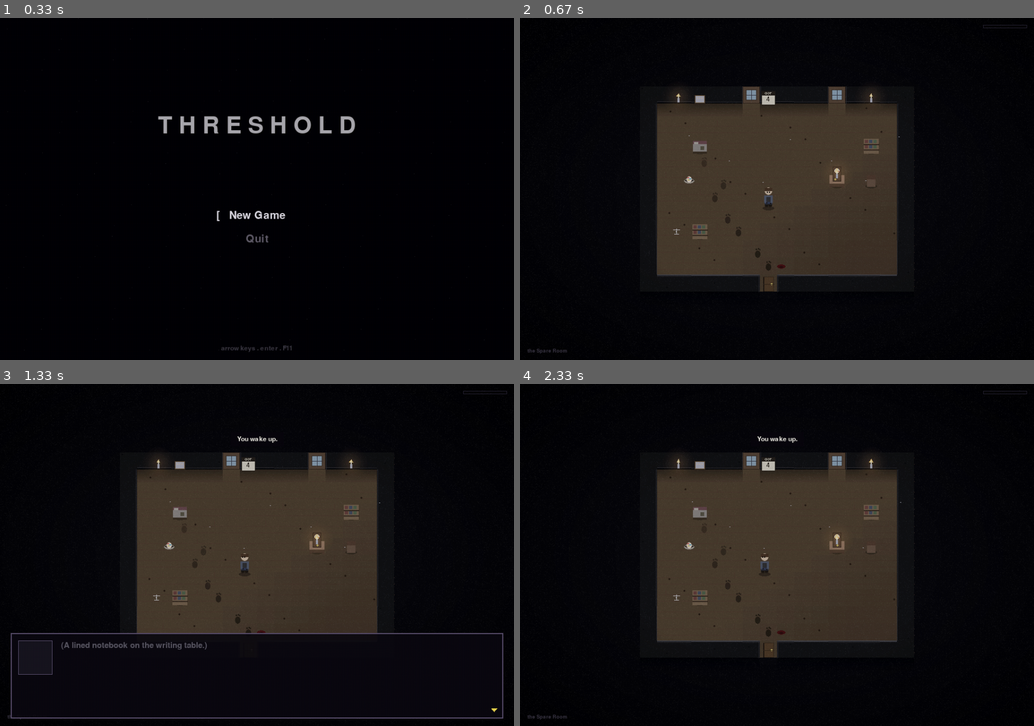
Above: before the commit, frames 1-4 (two rows, left to right).
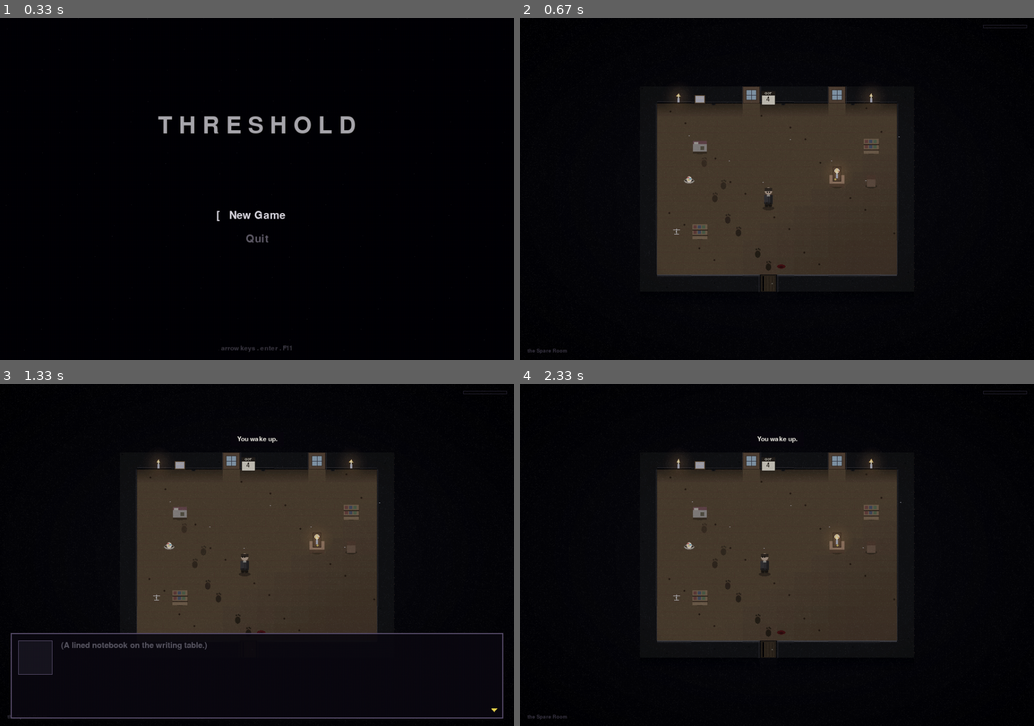
Above: after the commit, the same moments.

Repository: AV-ASU/Threshold
Game: pygame game, started from main.py
Two runs of this game, one before a commit and one after it. Both use one fixed random seed, a clock stepped at 60 frames per second and the inputs below.
Inputs:
- Up to frame 1 (0.33 s): no input
- Up to frame 2 (0.67 s): tap Enter at 0.33 s
- Up to frame 3 (1.33 s): type "ann" at 0.67 s; tap Enter at 1 s; tap Space at 1.22 s
- Up to frame 4 (2.33 s): type "a" at 1.55 s; tap Enter at 1.68, 2.23 s; type "r" at 2.1 s

Frame 1 is identical in both runs. In frame 2, 0.1% of the frame differs, in the area x 37-65%, y 25-80%; in frame 3, less than 0.1%; in frame 4, 0.1%.

Commit message:
Rework door + player sprites; edge-dress wall bases
Doors are now recessed dark doorways set into the black-wall mass --
a heavy plank slab hung a crack ajar onto pure black, dim iron knob
(no eye-grabbing brass) -- instead of a flat bright rect. The player
is recast from the old denim "drifter" into the 1994 PI: a long dark
wool overcoat silhouette over a pale collar and dark trousers, muted
for the graded palette. Adds light rubble edge-dressing spilling off
south wall bases onto the floor so room edges stop reading as clean
straight lines (the liminal grid-break, continued). Smoke passes.

https://claude.ai/code/session_01GnCXFzCMyWzZvE9Lo4WQ4P

Diff:
--- a/rendering/sprites.py
+++ b/rendering/sprites.py
@@ -525,21 +525,23 @@
 
 def draw_player_sprite(surf, x, y, facing, walk_phase=0, armor=None, mud=0.0,
                         prone=False):
-    """THRESHOLD: drifter in 1994 rural America. Faded denim jacket
-    over a dark-grey shirt, blue jeans, brown work boots, brown
-    hair. Replaces the original purple cloak/body. Armor overlays
-    are vestigial (combat is gone) but still draw if equipped, so
-    old saves render cleanly.
+    """THRESHOLD: the private investigator, 1994. A long dark wool
+    overcoat over a pale collar, dark trousers, scuffed work boots --
+    the silhouette of a man who drove here on a case, not a tourist.
+    Muted to sit in the graded, desaturated palette. Armor overlays
+    are vestigial (combat is gone) but still draw if equipped so old
+    saves render cleanly.
 
     A faint ground-shadow ellipse roots the player in the scene.
-    None of the NPCs cast a shadow, which is by design -- the player
-    is the only thing here that's properly *here*."""
-    jacket = (78, 92, 120)        # faded denim
-    shirt  = (50, 50, 56)         # dark grey shirt under
-    jeans  = (50, 60, 100)        # blue jeans
-    boots  = (40, 28, 20)         # brown leather
-    skin   = (220, 190, 160)
-    hair   = (80, 50, 30)
+    None of the NPCs cast a shadow, by design -- the player is the
+    only thing here that's properly *here*."""
+    coat    = (56, 52, 56)        # worn dark wool overcoat
+    coat_lo = (37, 34, 39)        # coat shadow side / hem
+    collar  = (150, 146, 138)     # pale shirt collar
+    pants   = (40, 38, 45)        # dark trousers
+    boots   = (34, 26, 20)        # scuffed work boots
+    skin    = (188, 158, 134)     # muted
+    hair    = (52, 40, 30)
     if prone:
         # Lying on the cot. Compress the figure to a horizontal
         # silhouette with a thin blanket overlay. Drawn off-centre
@@ -563,14 +565,16 @@
     shadow = pygame.Surface((22, 8), pygame.SRCALPHA)
     pygame.draw.ellipse(shadow, (0, 0, 0, 90), (0, 0, 22, 8))
     surf.blit(shadow, (x - 11, y + 16))
-    # Lower body: jeans
-    pygame.draw.rect(surf, jeans, (x - 7, y + 6, 14, 8))
-    # Upper body: shirt under jacket (small inner stripe shows)
-    pygame.draw.rect(surf, shirt, (x - 6, y - 4, 12, 12))
-    # Jacket panels
-    pygame.draw.rect(surf, jacket, (x - 8, y - 4, 4, 14))   # left
-    pygame.draw.rect(surf, jacket, (x + 4, y - 4, 4, 14))   # right
-    pygame.draw.rect(surf, jacket, (x - 8, y - 4, 16, 3))   # collar/yoke
+    # Trousers (legs), under the coat hem.
+    pygame.draw.rect(surf, pants, (x - 6, y + 9, 12, 6))
+    # The overcoat: a long slab from shoulders to mid-thigh -- the PI
+    # silhouette. Shadowed on the right side + along the hem for form.
+    pygame.draw.rect(surf, coat, (x - 8, y - 5, 16, 17))
+    pygame.draw.rect(surf, coat_lo, (x + 3, y - 5, 5, 17))   # right shadow side
+    pygame.draw.rect(surf, coat_lo, (x - 8, y + 9, 16, 3))   # hem shadow
+    pygame.draw.line(surf, coat_lo, (x, y - 3), (x, y + 8), 1)  # front seam
+    # Pale collar at the throat.
+    pygame.draw.rect(surf, collar, (x - 3, y - 5, 6, 3))
     # Vestigial armor overlay (combat is gone; if a player has
     # equipped armor from a legacy save it still renders so the
     # save isn't broken visually).
--- a/scenes/base.py
+++ b/scenes/base.py
@@ -383,18 +383,22 @@
         pygame.draw.circle(surf, (10, 10, 14), (rx + 22, ry + 12), 4)
         pygame.draw.rect(surf, (10, 10, 14), (rx + 6, ry + 18, 20, 10))
     elif kind == "door":
-        # Wooden door with brass knob and a horizontal panel seam.
-        # A pure-black thin sliver runs down the hinge edge -- every
-        # door is faintly ajar, never properly closed. Subliminal:
-        # the player's eye catches the gap before they realise why
-        # the doors look wrong.
-        pygame.draw.rect(surf, (90, 60, 30), (rx + 6, ry + 4, 20, 28))
-        pygame.draw.rect(surf, (60, 40, 20), (rx + 6, ry + 4, 20, 28), 1)
-        # Always-ajar sliver on the hinge side
-        pygame.draw.line(surf, (4, 2, 6),
-                         (rx + 7, ry + 5), (rx + 7, ry + 31), 1)
-        pygame.draw.circle(surf, (220, 200, 80), (rx + 22, ry + 18), 2)
-        pygame.draw.line(surf, (60, 40, 20), (rx + 6, ry + 18), (rx + 26, ry + 18), 1)
+        # A door set into the wall: dark recessed frame, a heavy plank
+        # slab hung a crack ajar onto pure black. The gap reads before
+        # you know why -- no door in Brimley is ever properly shut.
+        pygame.draw.rect(surf, (14, 12, 16), (rx, ry, TILE, TILE))       # recess
+        pygame.draw.rect(surf, (46, 34, 22), (rx + 2, ry + 1, 28, 31))   # frame
+        pygame.draw.rect(surf, (58, 43, 27), (rx + 5, ry + 3, 22, 28))   # slab
+        for sx in (11, 17, 23):                                          # planks
+            pygame.draw.line(surf, (38, 27, 16),
+                             (rx + sx, ry + 4), (rx + sx, ry + 30), 1)
+        # Ajar gap -- a real slice of black down the hinge edge.
+        pygame.draw.rect(surf, (3, 2, 5), (rx + 5, ry + 3, 3, 28))
+        pygame.draw.line(surf, (74, 56, 34), (rx + 8, ry + 3),
+                         (rx + 8, ry + 30), 1)                           # lit jamb
+        # Dim iron knob (no bright brass to draw the eye).
+        pygame.draw.circle(surf, (118, 108, 92), (rx + 23, ry + 17), 2)
+        pygame.draw.circle(surf, (52, 46, 38), (rx + 23, ry + 17), 2, 1)
     elif kind == "ladder_down":
         # Round-7 redraw: cellar HATCH (was a ladder visual). A square
         # wood box flush to the ground, two horizontal plank seams, and
@@ -752,6 +756,11 @@
                 pygame.draw.rect(surf, _WALL_FOOT, (rx, ry + TILE - 2, TILE, 2))
                 pygame.draw.line(surf, _WALL_FACE, (rx, ry + TILE - 3 - j),
                                  (rx + TILE, ry + TILE - 3 - j), 1)
+                if hsh % 4 == 0:    # rubble/grime spilling onto the floor,
+                    bx = rx + (hsh % 18) + 4   # crossing the tile boundary so
+                    pygame.draw.rect(surf, (27, 25, 29),  # the room edge isn't
+                                     (bx, ry + TILE, 7, 3))     # a clean line
+                    pygame.draw.rect(surf, (15, 14, 18), (bx + 2, ry + TILE + 1, 3, 2))
             if not _is_wall(scene, tx - 1, ty):
                 pygame.draw.line(surf, _WALL_FACE, (rx + j, ry),
                                  (rx + j, ry + TILE), 1)
